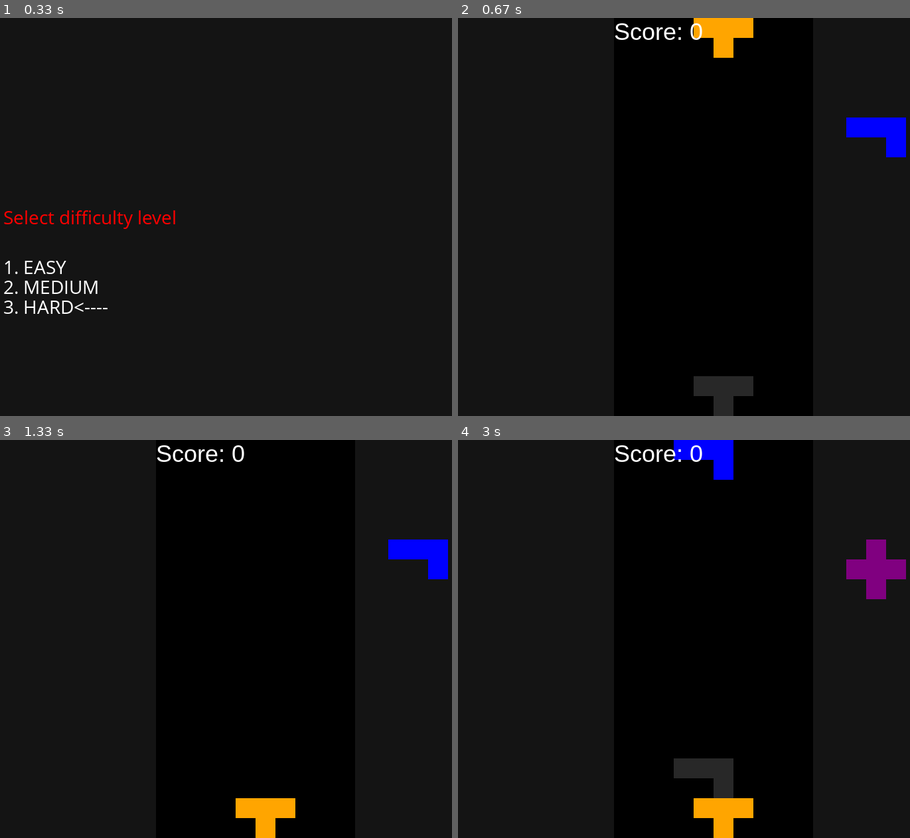
Above: before the commit, frames 1-4 (two rows, left to right).
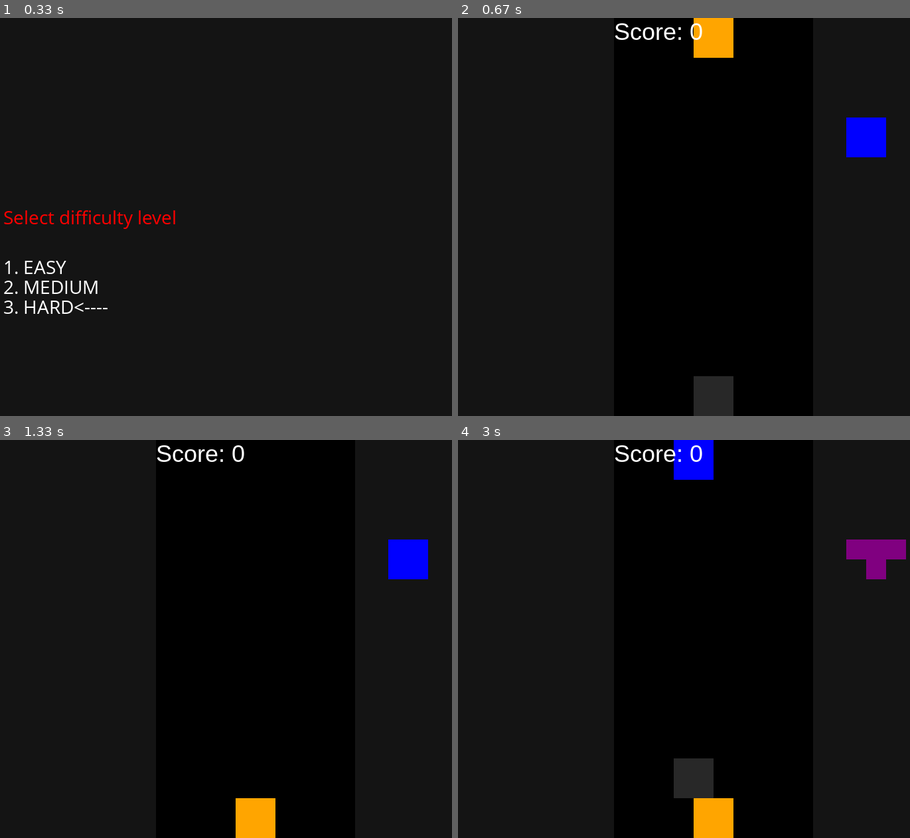
Above: after the commit, the same moments.

Repository: MowMiKubek/pygame-tetris
Game: pygame game, started from main.py
Two runs of this game, one before a commit and one after it. Both use one fixed random seed, a clock stepped at 60 frames per second and the inputs below.
Inputs:
- Up to frame 1 (0.33 s): no input
- Up to frame 2 (0.67 s): tap Enter at 0.33 s
- Up to frame 3 (1.33 s): tap Space at 0.67 s
- Up to frame 4 (3 s): hold Right 1.5-1.97 s; hold Left 2-2.53 s; hold Down 2.57-2.87 s; hold Left from 2.9 s (still down)

Frame 1 is identical in both runs. In frame 2, 1.8% of the frame differs, in the area x 52-100%, y 0-100%; in frame 3, 1.3%; in frame 4, 3.3%, in the area x 47-100%, y 0-100%.

Commit message:
Create probability feature tetrominoes

Diff:
--- a/main.py
+++ b/main.py
@@ -203,15 +203,6 @@
             fall_speed = diff_settings["speed"][1]
     if game_score > score_range[-1]:
         fall_speed = diff_settings["speed"][-1]
-
-    # if game_score < 1000:
-    #     fall_speed = diff_settings["speed"][0]
-    # elif 1000 <= game_score < 2000:
-    #     fall_speed = diff_settings["speed"][1]
-    # elif 2000 <= game_score < 3000:
-    #     fall_speed = diff_settings["speed"][2]
-    # else:
-    #     fall_speed = diff_settings["speed"][3]
 
     if fall_time >= fall_speed:
         fall_time = 0
--- a/util/Tetromino.py
+++ b/util/Tetromino.py
@@ -1,5 +1,7 @@
 import random
+
 import pygame
+
 # import constants
 
 SCREEN_WIDTH, SCREEN_HEIGHT = 800, 600
@@ -9,6 +11,7 @@
 
 BLACK = (0, 0, 0)
 WHITE = (255, 255, 255)
+
 
 class Tetromino:
     COLORS = [
@@ -20,21 +23,39 @@
     ]
 
     tetrominoes = [
-        [[1, 1, 1, 1]],  # I
+        [[1, 1, 1, 1]],          # I
         [[1, 1, 1], [0, 1, 0]],  # T
         [[1, 1, 1], [1, 0, 0]],  # L
         [[1, 1, 1], [0, 0, 1]],  # J
-        [[1, 1], [1, 1]],  # O
-        [[0, 1, 1], [1, 1, 0]],
-        # [[0, 1, 0],[1, 1, 1],[0, 1, 0]]
+        [[1, 1], [1, 1]],        # O
+        [[0, 1, 1], [1, 1, 0]],  # thunder
     ]
 
+    propabilities = [0.75, 1.0, 1.0, 1.5, 1.0, 2.0]
+    shapes_count = [0, 0, 0, 0, 0, 0]
+
     def __init__(self, forbidden_shape=None):
-        self.shape = random.choice(list(filter(lambda elem: elem != forbidden_shape, Tetromino.tetrominoes)))
+        Tetromino.normalize_prop()
+        random_number = random.uniform(0.0, 1.0)
+        prefix_sum = 0
+        self.shape = Tetromino.tetrominoes[0]
+        for i, prop in enumerate(Tetromino.propabilities):
+            if random_number <= prefix_sum + prop:
+                self.shape = Tetromino.tetrominoes[i]
+                Tetromino.shapes_count[i] += 1
+                break
+            prefix_sum += prop
+
         self.color = random.choice(Tetromino.COLORS)
         self.x = GRID_WIDTH // 2 - len(self.shape[0]) // 2
         self.y = 0
         self.rotation = 0
+
+    @staticmethod
+    def normalize_prop():
+        prop_sum = sum(Tetromino.propabilities)
+        for i, item in enumerate(Tetromino.propabilities):
+            Tetromino.propabilities[i] = item / prop_sum
 
     def rotate(self):
         self.shape = [list(row) for row in zip(*self.shape[::-1])]
